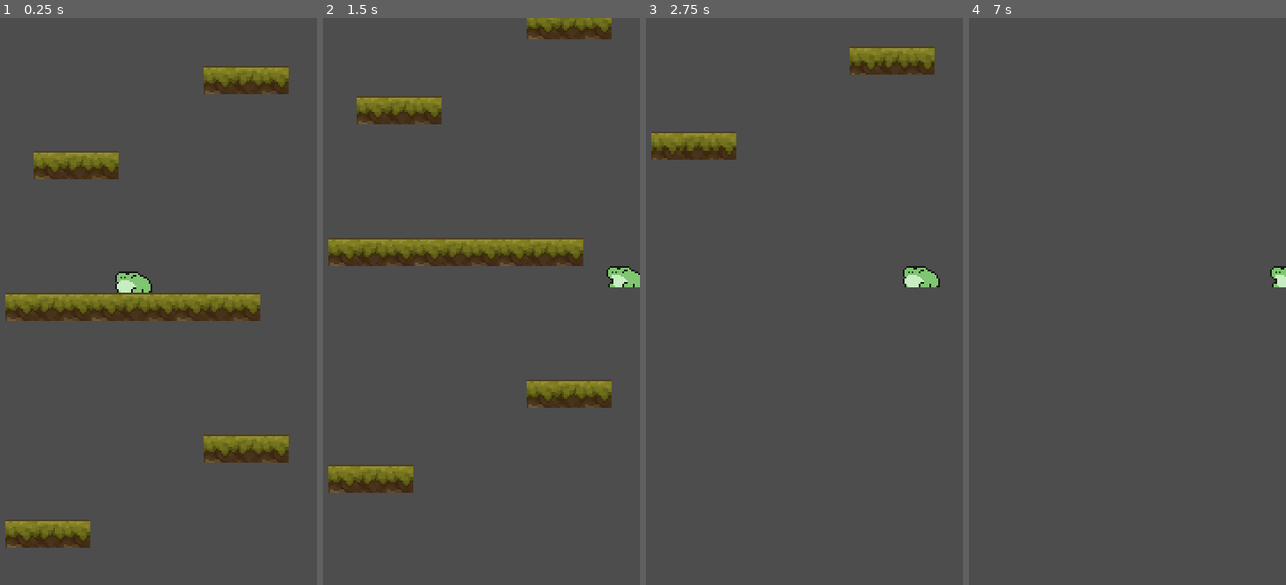
Above: before the commit, frames 1-4 (left to right).
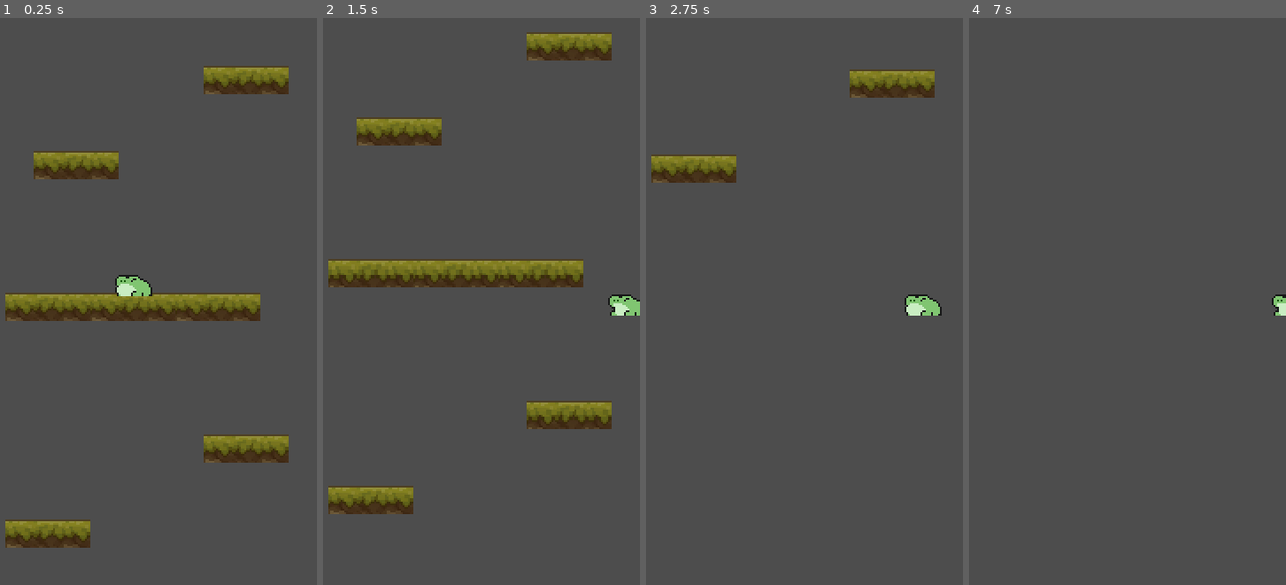
Above: after the commit, the same moments.

Repository: emilykrohn/Whirlwind
Game: Godot game, scene res://Scenes/main.tscn
Same seed, same stepped clock (60 frames per second), same inputs: the game is played once before the commit and once after it.
Inputs:
- Up to frame 1 (0.25 s): no input
- Up to frame 2 (1.5 s): tap Enter (ui_accept) at 0.5, 0.77 s; hold Right (ui_right) from 0.53 s (still down)
- Up to frame 3 (2.75 s): tap Enter (ui_accept) at 1.52 s; release Right (ui_right) at 2.03 s; hold Left (ui_left) from 2.03 s (still down)
- Up to frame 4 (7 s): release Left (ui_left) at 2.78 s; hold Right (ui_right) 2.78-4.28 s; tap Enter (ui_accept) at 3.02, 3.77, 4.25, 4.52, 5, 5.75, 6.02, 6.5, 6.77 s; hold Left (ui_left) 4.28-5.03 s; hold Right (ui_right) 5.03-5.78 s; hold Left (ui_left) from 5.78 s (still down)

The runs differ from the first frame. In frame 1, 0.3% of the frame differs, in the area x 36-49%, y 44-50%; in frame 2, 16%, in the area x 1-100%, y 0-88%; in frame 3, 5.5%; in frame 4, 0.3%.

Commit message:
Prevent player from being pushed upward
When the tile map was moving up to go back to the player, the player was being pushed up when the player need to stay in the center of the screen for the entire game

Diff:
--- a/Scenes/Player/player.gd
+++ b/Scenes/Player/player.gd
@@ -2,10 +2,16 @@
 
 const JUMP_VELOCITY = -400.0
 var is_jumping = false
+var screen_center_y = 0
 
 @onready var tilemap = get_node("../TileMap")
 
+func _ready():
+	var screen_height = get_viewport_rect().size.y
+	screen_center_y = screen_height / 2
+
 func _physics_process(delta):
+	global_position.y = screen_center_y
 	if not is_on_floor():
 		tilemap.position.y -= 150 * delta
 
